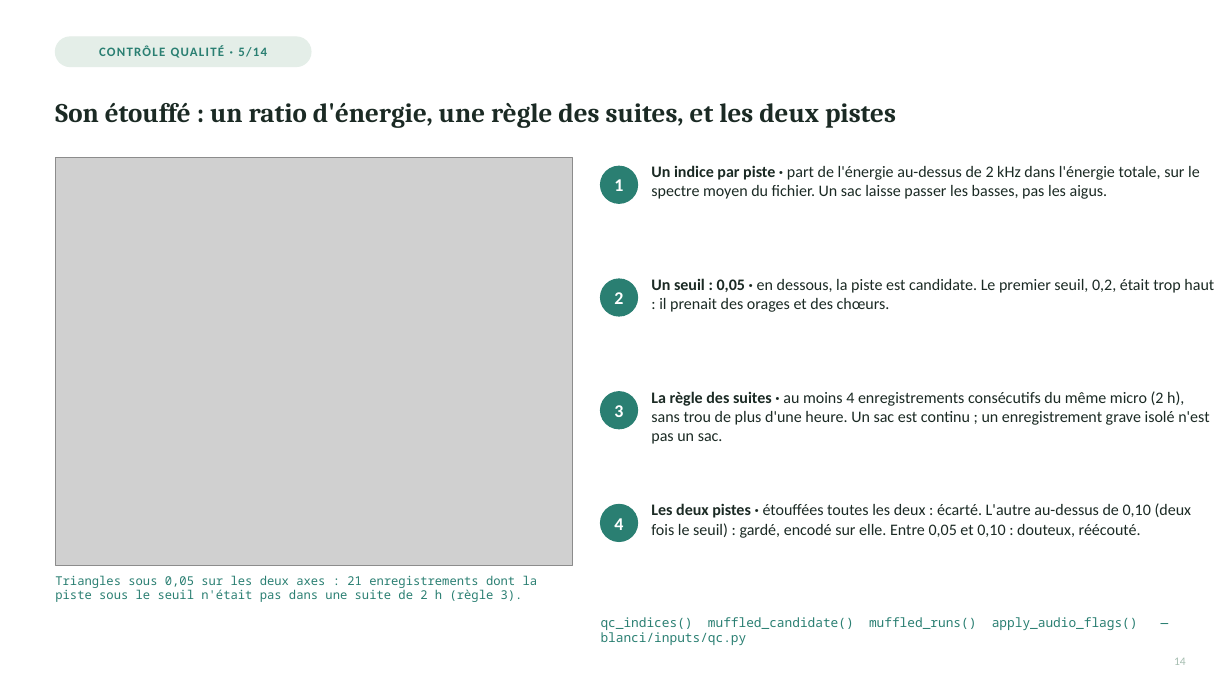
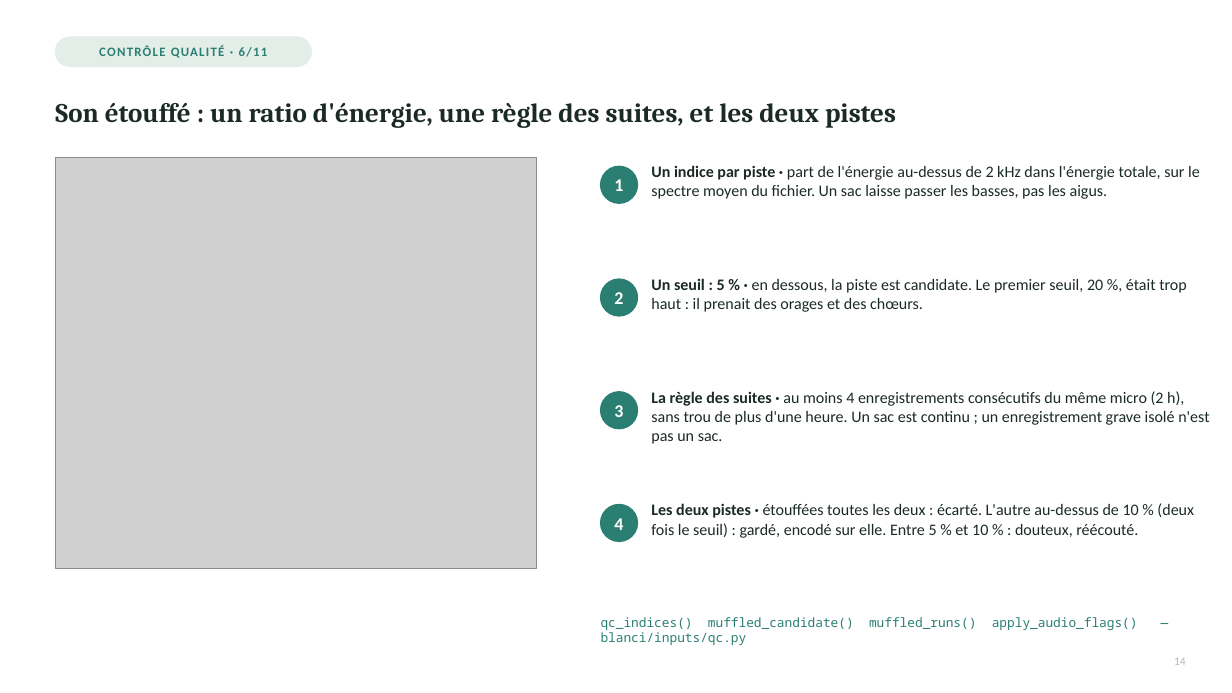
Before and after one commit to Rumble-Paw-Patrol/Grenouille, a slide deck: slide 2 of documentation/prez/presentation_4_paquets/presentation_4_inventaire_qc_v2_paquet_3_diapos_12-15.pptx (slide 3 before the commit). Drawn at 1232x693 pixels with LibreOffice and Linux fonts; fonts in the diff are those of the drawing; grey boxes stand for pictures. Boxes give left, top, right and bottom in pixels: in the first picture for what was removed or moved away, otherwise in the second. Text is boxed around its words. In the diff, an @@ line names an element or a change of style, - is before the commit and + after.

```diff
--- a/documentation/prez/presentation_4_paquets/presentation_4_inventaire_qc_v2_paquet_3_diapos_12-15.pptx
+++ b/documentation/prez/presentation_4_paquets/presentation_4_inventaire_qc_v2_paquet_3_diapos_12-15.pptx
@@ text at bbox=[99, 46, 268, 58]: text changed @@
-CONTRÔLE QUALITÉ · 5/14
+CONTRÔLE QUALITÉ · 6/11
@@ picture: place and size @@
-picture at bbox=[55, 157, 573, 566]
+picture at bbox=[55, 157, 537, 568]
@@ text at bbox=[651, 278, 1187, 312]: text changed @@
-Un seuil : 0,05 · en dessous, la piste est candidate. Le premier seuil, 0,2, était trop haut : il prenait des orages et des chœurs.
+Un seuil : 5 % · en dessous, la piste est candidate. Le premier seuil, 20 %, était trop haut : il prenait des orages et des chœurs.
@@ text at bbox=[651, 503, 1194, 538]: text changed @@
-Les deux pistes · étouffées toutes les deux : écarté. L'autre au-dessus de 0,10 (deux fois le seuil) : gardé, encodé sur elle. Entre 0,05 et 0,10 : douteux, réécouté.
+Les deux pistes · étouffées toutes les deux : écarté. L'autre au-dessus de 10 % (deux fois le seuil) : gardé, encodé sur elle. Entre 5 % et 10 % : douteux, réécouté.
@@ text removed at bbox=[55, 575, 538, 602] @@
-Triangles sous 0,05 sur les deux axes : 21 enregistrements dont la piste sous le seuil n'était pas dans une suite de 2 h (règle 3).
```
Also in this commit, not shown: 1 other slide changed, 2 slides removed, 17 other files.
